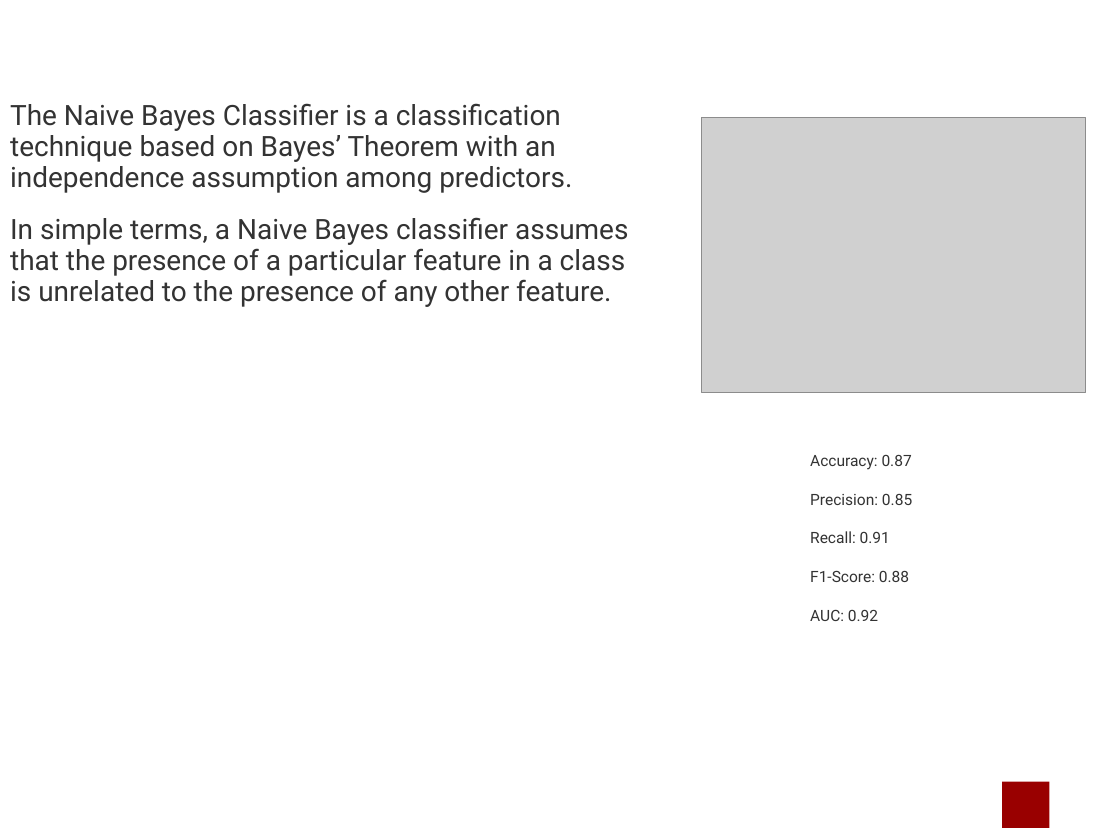
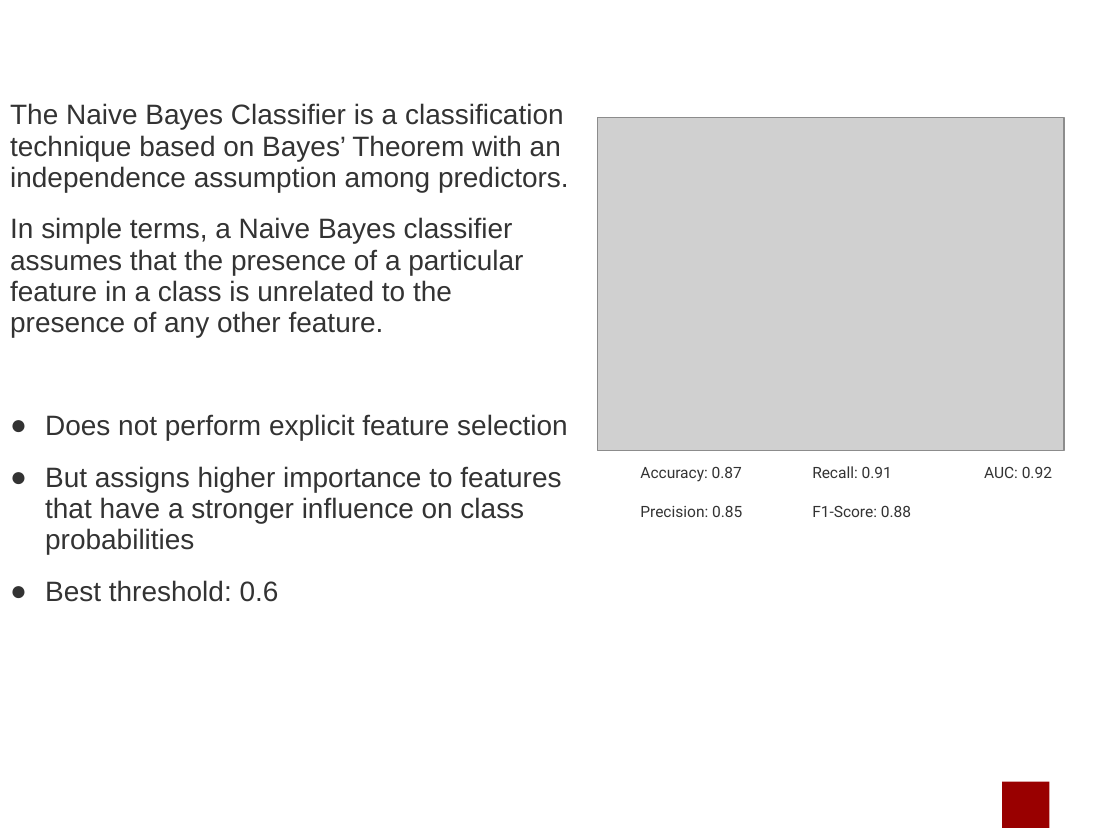
Before and after one commit to marcouderzo/CoronaryHeartDisease-Prediction, a slide deck: slide 17 of slides.pptx. Drawn at 1120x840 pixels with LibreOffice and Linux fonts; fonts in the diff are those of the drawing; grey boxes stand for pictures; background and template pictures are left out. Boxes give left, top, right and bottom in pixels: in the first picture for what was removed or moved away, otherwise in the second. Text is boxed around its words. In the diff, an @@ line names an element or a change of style, - is before the commit and + after.

```diff
--- a/slides.pptx
+++ b/slides.pptx
@@ text at <box>10,103,569,337</box>: font Roboto to Arial in "The Naive Bayes Classifier is a classification ...", "In simple terms, a Naive Bayes classifier ..." @@
@@ picture: place and size @@
-picture at <box>701,118,1085,392</box>
+picture at <box>597,118,1064,451</box>
@@ text at <box>45,414,567,602</box>: paragraphs added @@
+● Does not perform explicit feature selection
+● But assigns higher importance to features that have a stronger influence on class probabilities
+● Best threshold: 0.6
@@ text "Accuracy: 0.87": place and size @@
-text "Accuracy: 0.87" at <box>810,455,912,621</box>
+text "Accuracy: 0.87" at <box>640,467,1052,517</box>
@@ text "Accuracy: 0.87" at <box>640,467,1052,517</box>: columns 1 to 3 @@
```
Also in this commit, not shown: 11 other slides changed, 2 slides added, 2 other files.
